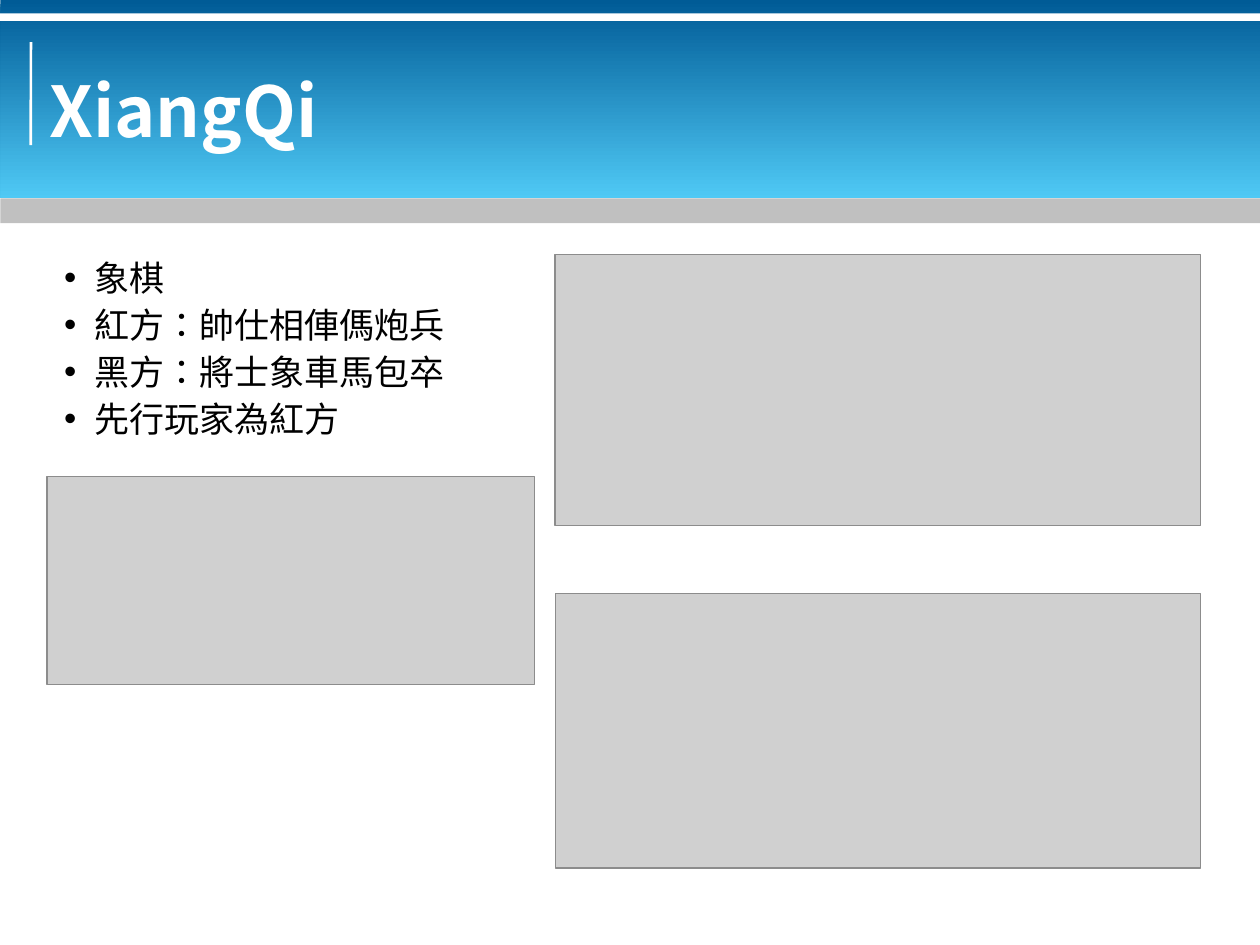
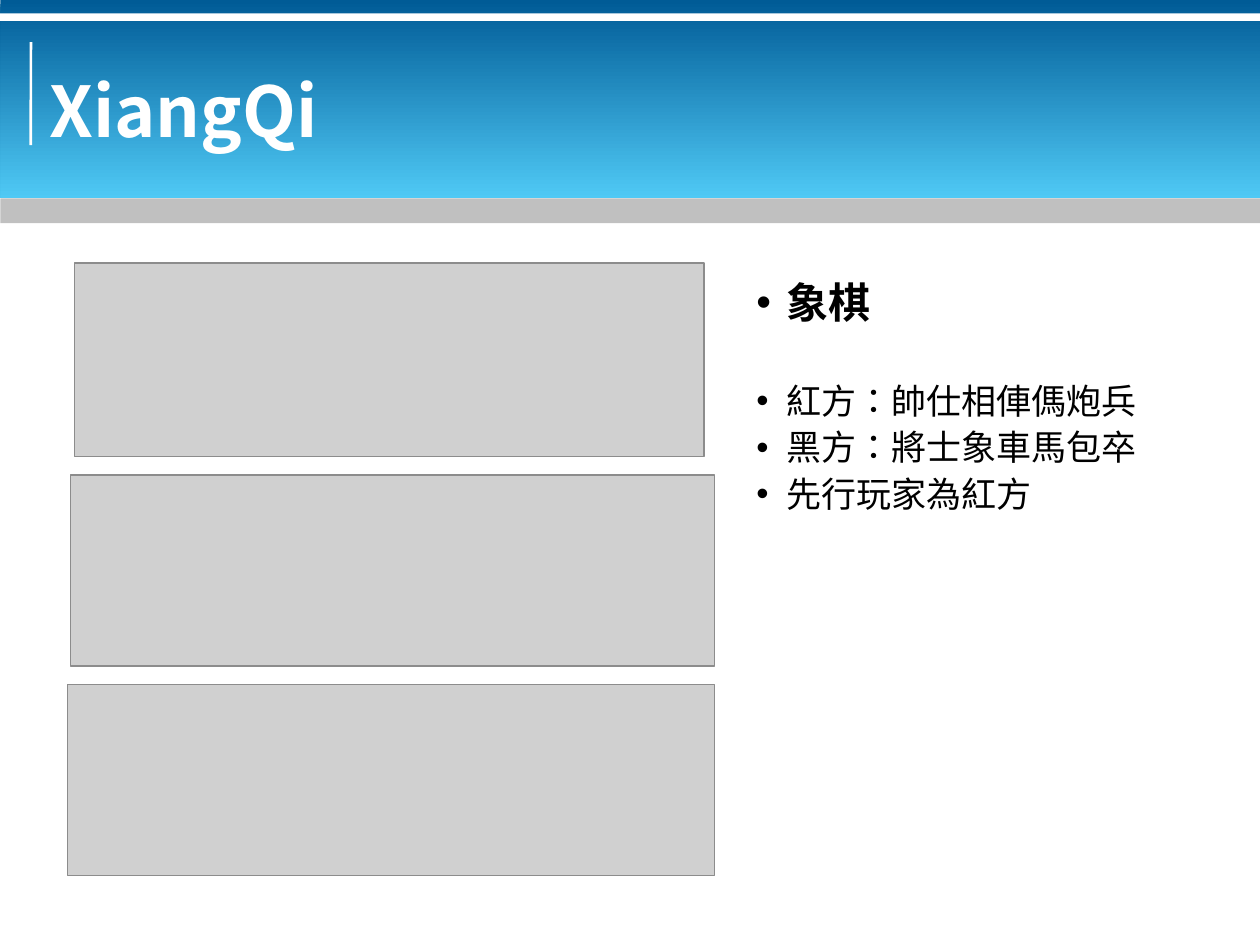
Before and after one commit to bluebat/.presentations, a slide deck: slide 10 of gamelets-arena-for-ai-players.odp. Drawn at 1260x945 pixels with LibreOffice and Linux fonts; fonts in the diff are those of the drawing; grey boxes stand for pictures; background and template pictures are left out. Boxes give left, top, right and bottom in pixels: in the first picture for what was removed or moved away, otherwise in the second. Text is boxed around its words. In the diff, an @@ line names an element or a change of style, - is before the commit and + after.

```diff
--- a/gamelets-arena-for-ai-players.odp
+++ b/gamelets-arena-for-ai-players.odp
@@ picture resized from (x1=47, y1=476, x2=534, y2=684) to (x1=74, y1=263, x2=704, y2=457) @@
@@ text "象棋" moved from (x1=94, y1=261, x2=445, y2=435) to (x1=786, y1=282, x2=1137, y2=510) @@
@@ text at (x1=786, y1=282, x2=870, y2=322): size 20 to 24 pt, bold on in "象棋" @@
@@ picture resized from (x1=556, y1=255, x2=1201, y2=525) to (x1=71, y1=475, x2=714, y2=665) @@
@@ picture resized from (x1=556, y1=593, x2=1201, y2=868) to (x1=68, y1=684, x2=714, y2=874) @@
```
Also in this commit, not shown: 5 other slides changed, 1 other file.
